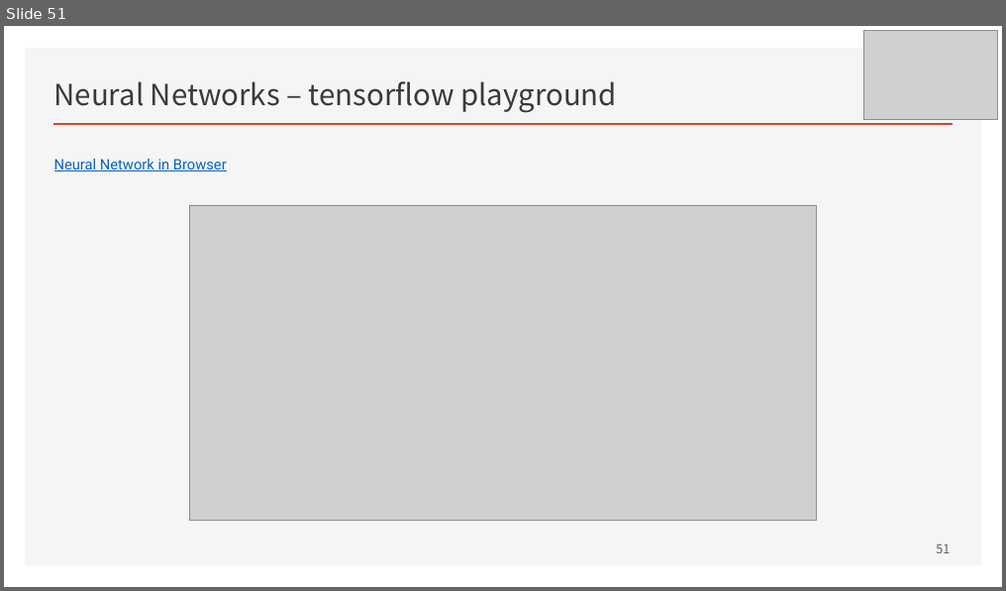
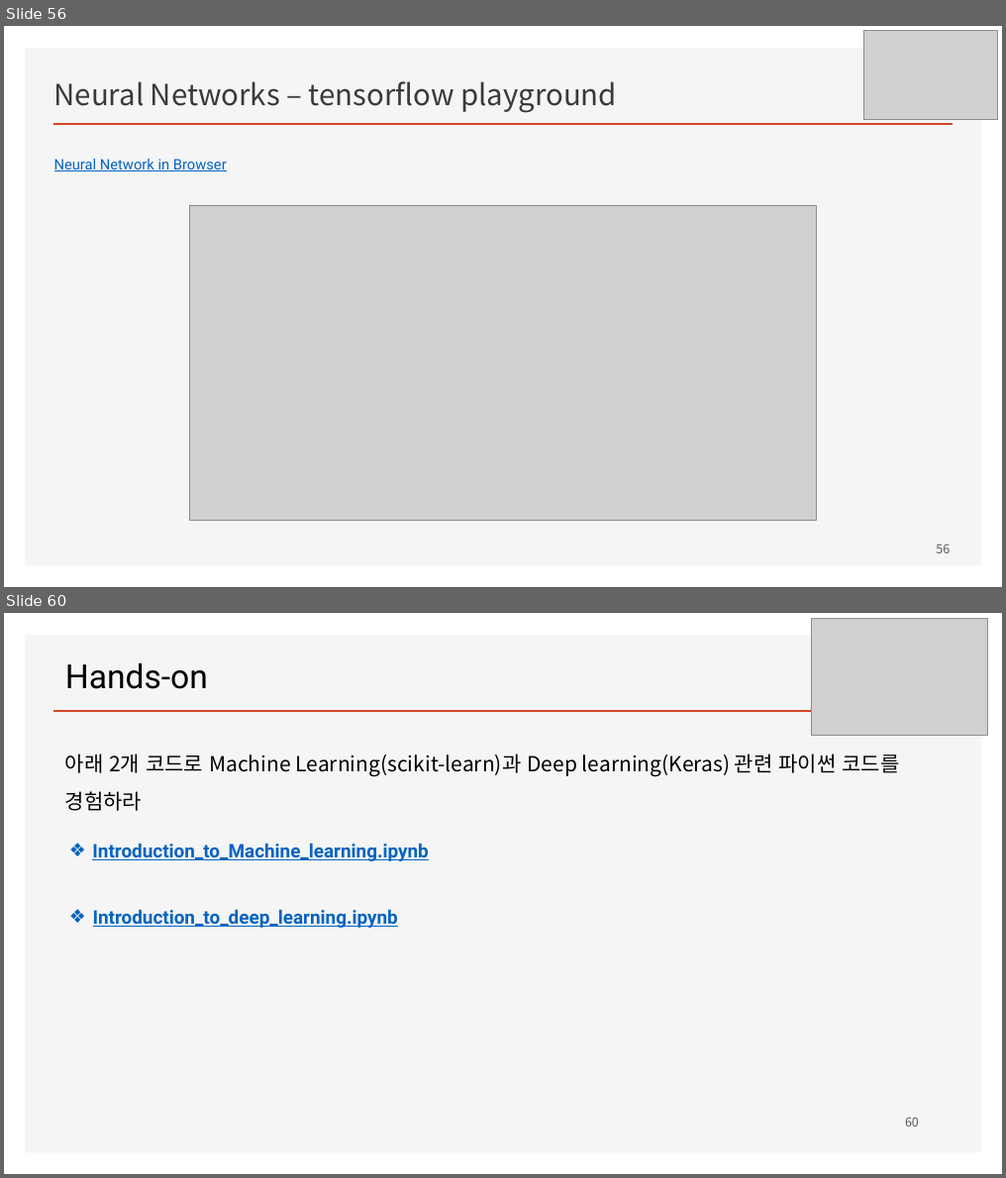
Before and after one commit to ancestor9/mathematics-for-machine-learning, a slide deck: Linear_Algebra/w4_Perceptron_Regression.pptx. Shown one above the other, each under a label of ours: slide 51 before the commit, slides 56 and 60 after it; the slides between them are not shown. The pictures are 1006x591 and 1006x1178 pixels, drawn with LibreOffice and Linux fonts; fonts in the diff are those of the drawing; grey boxes stand for pictures; background and template pictures are left out. Boxes give left, top, right and bottom in pixels: in the first picture for what was removed or moved away, otherwise in the second. Text is boxed around its words. In the diff, an @@ line names an element or a change of style, - is before the commit and + after.

```diff
--- a/Linear_Algebra/w4_Perceptron_Regression.pptx
+++ b/Linear_Algebra/w4_Perceptron_Regression.pptx
@@ slide 60 added at box(4, 613, 1002, 1174), background #FFFFFF; not listed: 2 template elements that a slide beside it also shows @@
@@ picture added at box(812, 618, 988, 735) @@
@@ text added at box(65, 663, 208, 689), 32 pt, text #000000 @@
+Hands-on
@@ text added at box(65, 754, 899, 811), 20 pt, text #000000 @@
+아래 2개 코드로 Machine Learning(scikit-learn)과 Deep learning(Keras) 관련 파이썬 코드를 경험하라
@@ text added at box(92, 843, 428, 861), 18 pt, text #0563C1, bold, underline @@
+❖ Introduction_to_Machine_learning.ipynb
@@ text added at box(93, 909, 398, 928), 18 pt, text #0563C1, bold, underline @@
+❖ Introduction_to_deep_learning.ipynb
@@ page number added at box(905, 1117, 919, 1127), 12 pt, text #595959 @@
+60
@@ what was slide 51 is now slide 56 @@
@@ page number at box(936, 544, 949, 554): text changed @@
-51
+56
```
Also in this commit, not shown: 4 slides changed, 8 other slides added.
